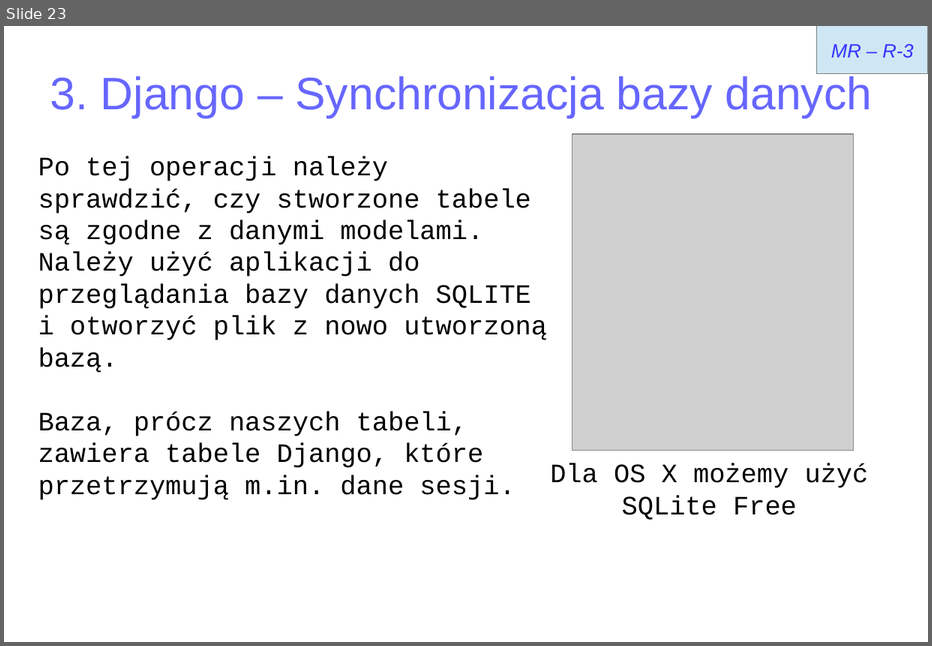
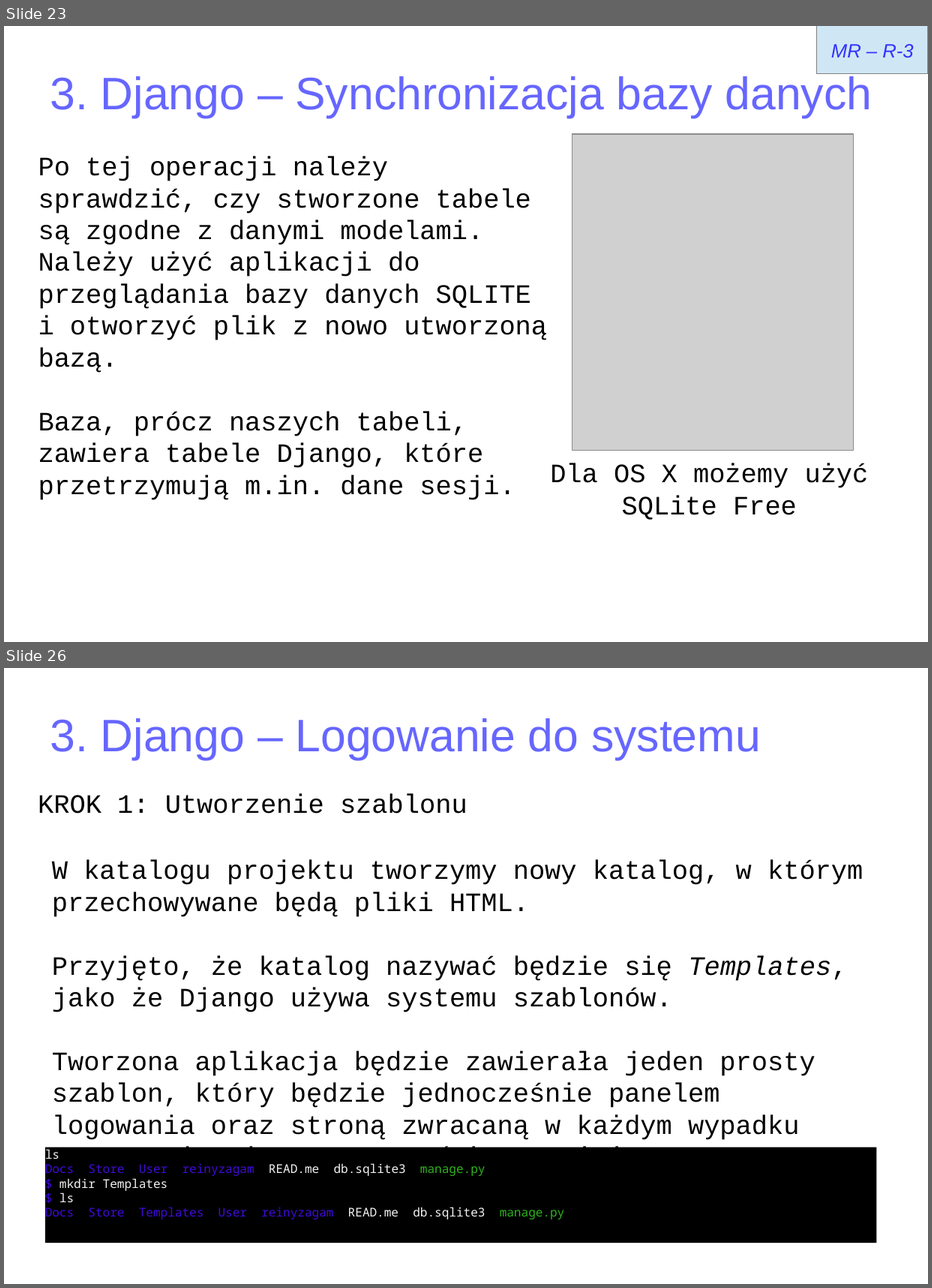
Before and after one commit to matulik/reinyzagam, a slide deck: Docs/presentation.odp. Shown one above the other, each under a label of ours: slide 23 before the commit, slides 23 and 26 after it; the slides between them are not shown. The pictures are 932x646 and 932x1288 pixels, drawn with LibreOffice and Linux fonts; fonts in the diff are those of the drawing; grey boxes stand for pictures. Boxes give left, top, right and bottom in pixels: in the first picture for what was removed or moved away, otherwise in the second. Text is boxed around its words. In the diff, an @@ line names an element or a change of style, - is before the commit and + after.

```diff
--- a/Docs/presentation.odp
+++ b/Docs/presentation.odp
@@ slide 26 added at (4, 668, 928, 1284), background #FFFFFF @@
@@ title added at (50, 718, 761, 760), 37.7 pt, text #6666FF @@
+3. Django – Logowanie do systemu
@@ text added at (38, 794, 468, 814), 22 pt, text #000000 @@
+KROK 1: Utworzenie szablonu
@@ text added at (52, 860, 863, 1173), 22 pt, text #000000 @@
+W katalogu projektu tworzymy nowy katalog, w którym przechowywane będą pliki HTML.
+Przyjęto, że katalog nazywać będzie się Templates, jako że Django używa systemu szablonów.
+Tworzona aplikacja będzie zawierała jeden prosty szablon, który będzie jednocześnie panelem logowania oraz stroną zwracaną w każdym wypadku otworzenia niepoprawnego/nieupoważnionego URLa.
@@ rectangle added at (44, 1147, 877, 1242), fill #000000, 10 pt, text #400BD9 @@
+ls
+Docs Store User reinyzagam READ.me db.sqlite3 manage.py
+$ mkdir Templates
+$ ls
+Docs Store Templates User reinyzagam READ.me db.sqlite3 manage.py
```
Also in this commit, not shown: 3 slides changed, 8 other slides added, 6 other files.
